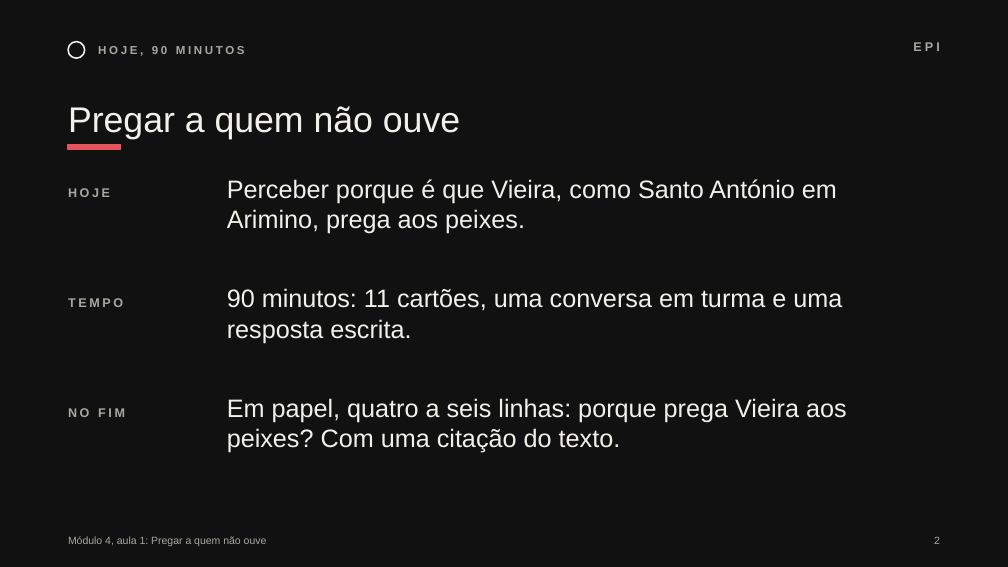
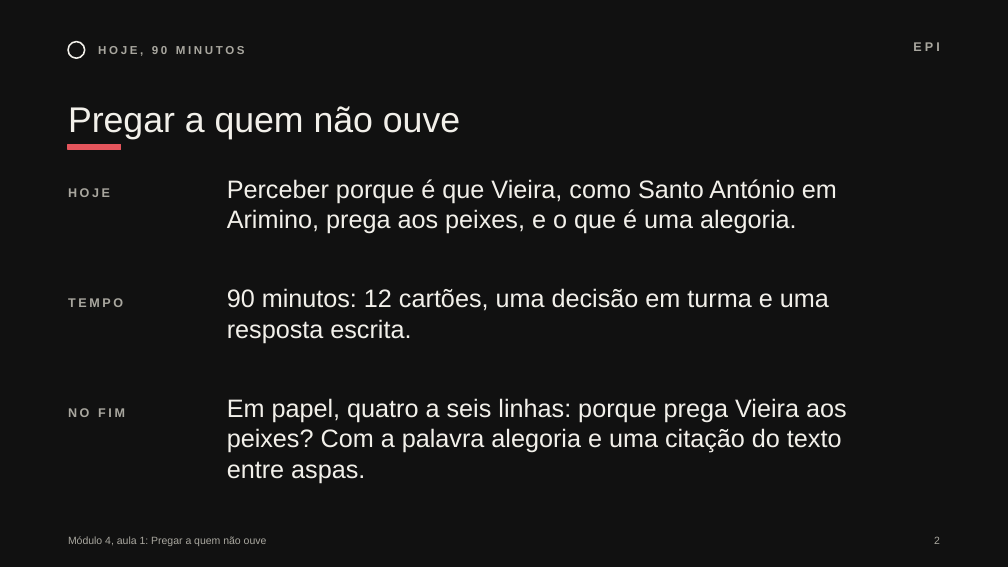
Before and after one commit to pedrohfernandes-klk/pt, a slide deck: slide 2 of m4/diapositivos/aula-01-f01.pptx. Drawn at 1008x567 pixels with LibreOffice and Linux fonts; fonts in the diff are those of the drawing. Boxes give left, top, right and bottom in pixels: in the first picture for what was removed or moved away, otherwise in the second. Text is boxed around its words. In the diff, an @@ line names an element or a change of style, - is before the commit and + after.

```diff
--- a/m4/diapositivos/aula-01-f01.pptx
+++ b/m4/diapositivos/aula-01-f01.pptx
@@ text at (x1=227, y1=179, x2=837, y2=234): text changed @@
-Perceber porque é que Vieira, como Santo António em Arimino, prega aos peixes.
+Perceber porque é que Vieira, como Santo António em Arimino, prega aos peixes, e o que é uma alegoria.
@@ text at (x1=227, y1=288, x2=829, y2=343): text changed @@
-90 minutos: 11 cartões, uma conversa em turma e uma resposta escrita.
+90 minutos: 12 cartões, uma decisão em turma e uma resposta escrita.
@@ text at (x1=227, y1=398, x2=847, y2=483): text changed @@
-Em papel, quatro a seis linhas: porque prega Vieira aos peixes? Com uma citação do texto.
+Em papel, quatro a seis linhas: porque prega Vieira aos peixes? Com a palavra alegoria e uma citação do texto entre aspas.
```
Also in this commit, not shown: 18 other slides changed, 11 slides added, 6 slides removed, 7 other files.
